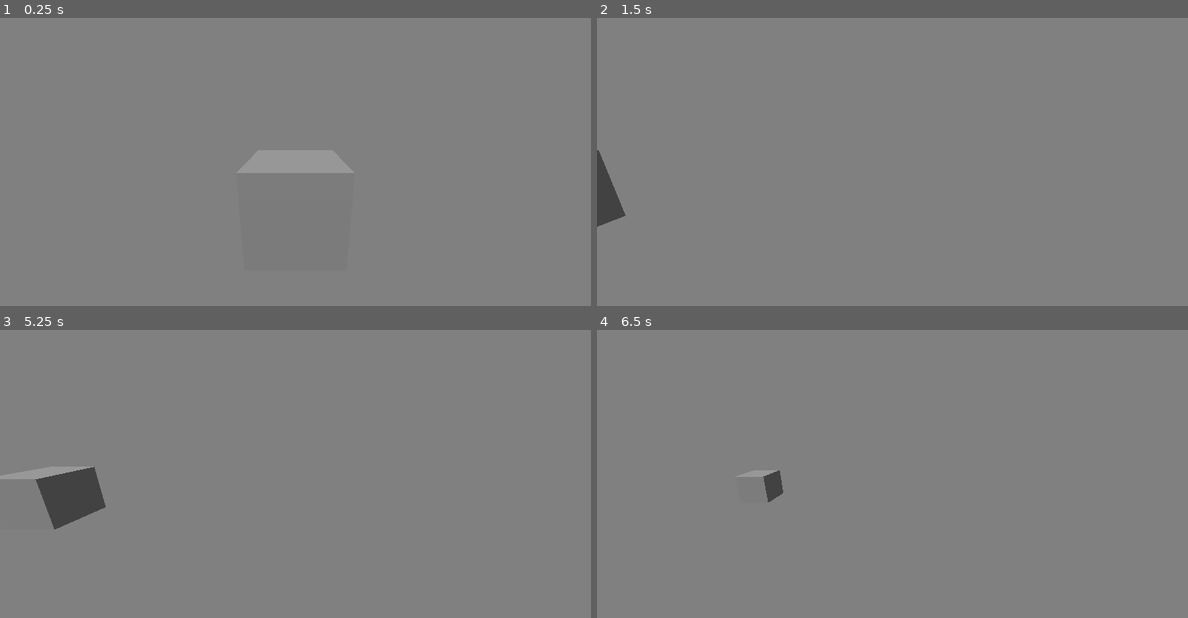
Above: before the commit, frames 1-4 (two rows, left to right).
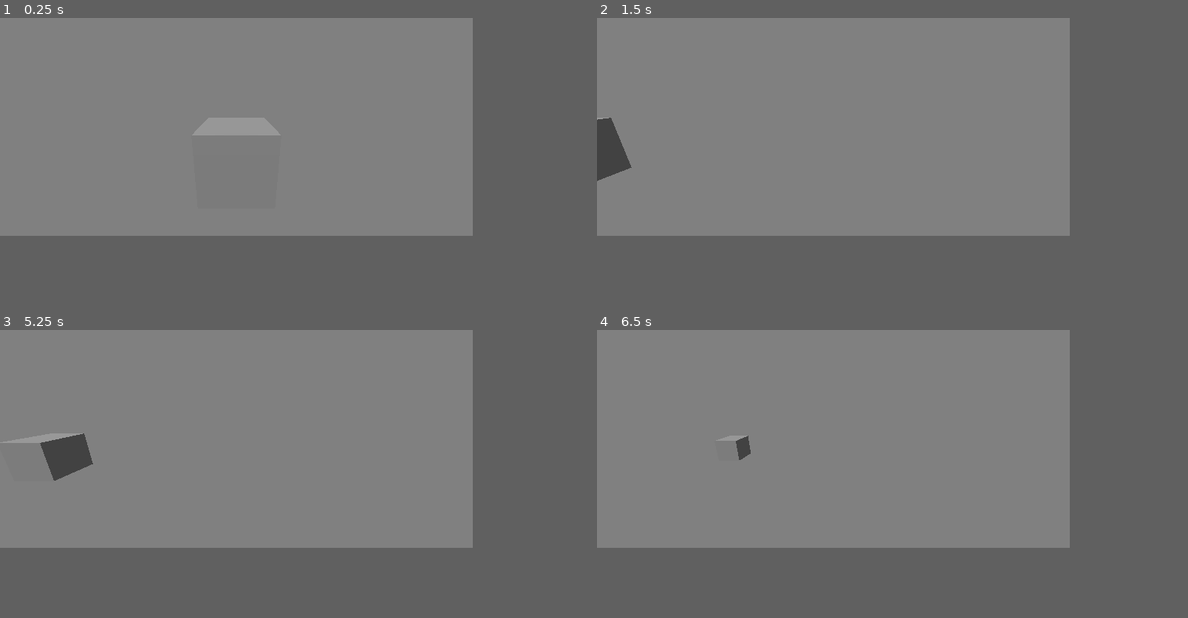
Above: after the commit, the same moments.

Repository: fnelix/ld57
Game: Godot game, scene res://scenes/root.tscn
The game is run twice, just before and just after one commit, with the same random seed, the same clock (stepped at 60 frames per second) and the same inputs.
Inputs (mouse positions are in pixels of both pictures, inside the frame that each line leads up to):
- Up to frame 1 (0.25 s): no input
- Up to frame 2 (1.5 s): tap Enter at 0.5 s; move the mouse to (1022, 147) at 0.52 s; hold Right 0.53-1.25 s; tap R (r) at 0.6 s; click (1022, 147) at 0.67 s; drag from (774, 176) to (862, 219) at 1.27 s
- Up to frame 3 (5.25 s): tap Space at 2, 3.5, 5 s; move the mouse to (354, 410) at 2.02 s; hold Right 2.03-2.75 s; tap Shift at 2.1, 5.1 s; tap R (r) at 2.3, 3.6 s; tap Enter at 2.75, 4.25 s; drag from (265, 531) to (118, 430) at 2.77 s; move the mouse to (472, 517) at 3.52 s; hold Left 3.53-4.25 s; drag from (118, 430) to (206, 402) at 4.27 s; move the mouse to (325, 474) at 5.02 s; hold Down from 5.03 s (still down); click (325, 474) at 5.17 s
- Up to frame 4 (6.5 s): tap R (r) at 5.3 s; release Down at 5.75 s; drag from (803, 402) to (774, 488) at 5.77 s
In our replay, the window is 800x390 before the commit and 640x295 after it. These sizes can differ from the game's own. Grey fills any space a smaller window leaves; there, only what the larger window draws over its background counts as a difference.

The runs differ from the first frame. In frame 1, 0.4% of the frame differs, in the area x 40-48%, y 45-54%; in frame 2, 1.3%; in frame 3, 2.7%, in the area x 1-18%, y 35-70%; in frame 4, 0.4%.
Error in both runs: Invalid call. Nonexistent function 'reset' in base 'Node (Global.gd)'. (res://game/root.gd:12)

Commit message:
godot: Seitenverhältnis wie Mobil

Diff:
--- a/godot/project.godot
+++ b/godot/project.godot
@@ -22,9 +22,12 @@
 
 [display]
 
-window/size/viewport_width=800
-window/size/viewport_height=390
-window/stretch/mode="canvas_items"
+window/size/viewport_width=640
+window/size/viewport_height=295
+window/size/resizable=false
+window/stretch/mode="viewport"
+window/stretch/aspect="keep_width"
+window/handheld/orientation=1
 
 [gui]
 
